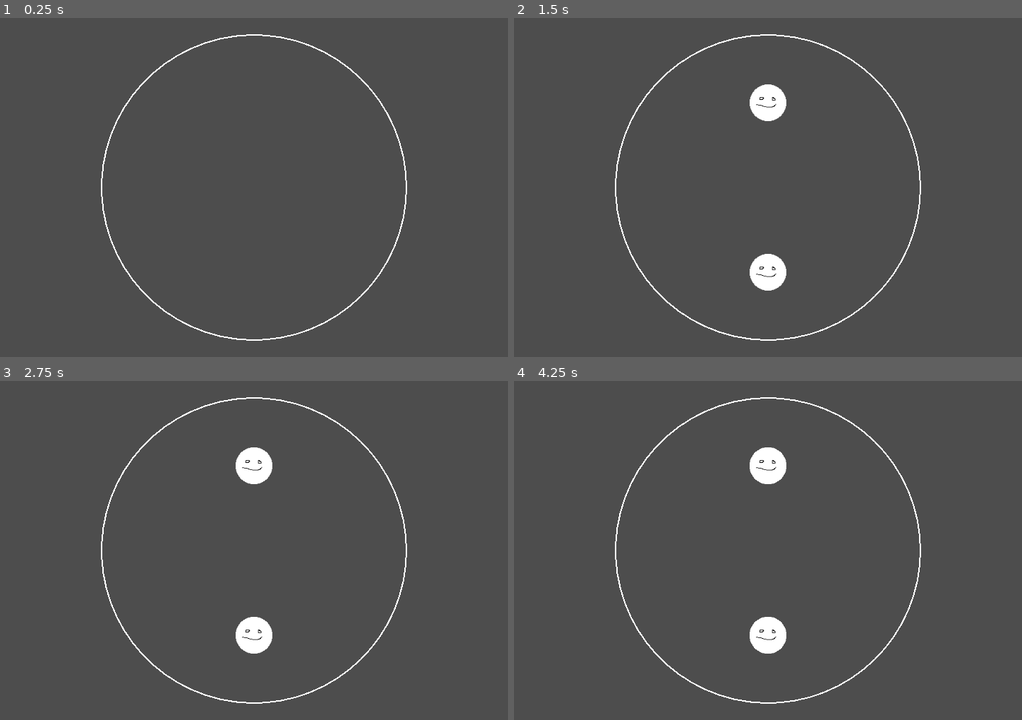
Above: before the commit, frames 1-4 (two rows, left to right).
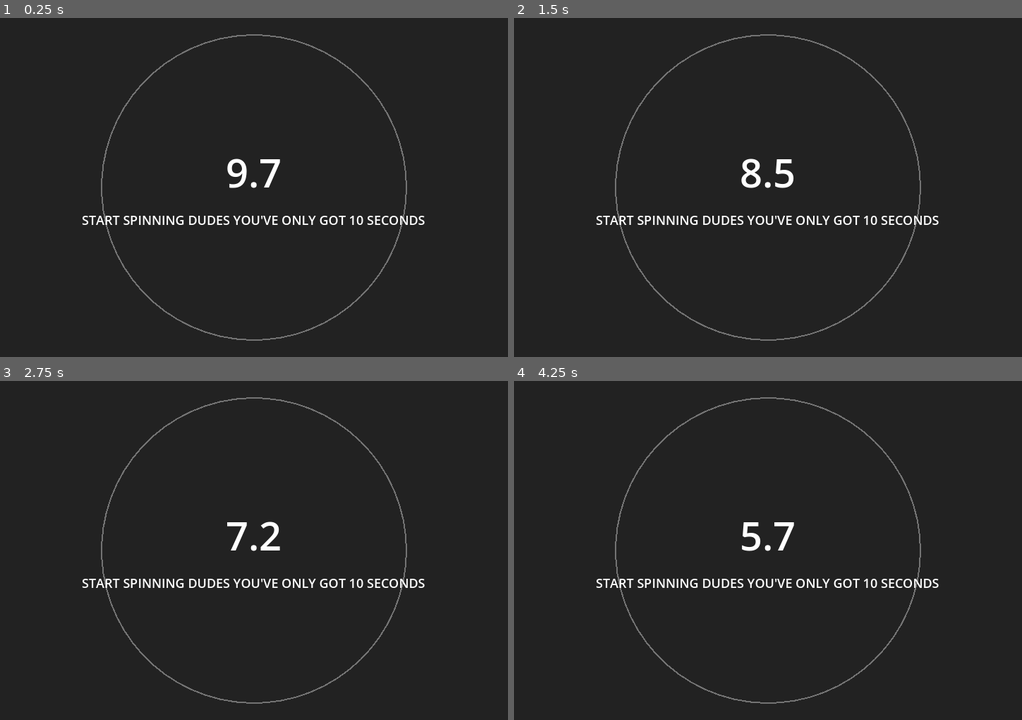
Above: after the commit, the same moments.

Repository: cbrenton/beyblade
Game: Godot game, scene res://main.tscn
The game is run twice, just before and just after one commit, with the same random seed, the same clock (stepped at 60 frames per second) and the same inputs.
Inputs:
- Up to frame 1 (0.25 s): no input
- Up to frame 2 (1.5 s): tap Enter at 0.5 s; hold D 0.53-1.28 s; hold F 0.53-1.28 s; tap Space at 0.77 s; hold S from 1.28 s (still down); tap G at 1.35 s
- Up to frame 3 (2.75 s): tap Space at 1.52 s; release S at 2.03 s; hold D from 2.03 s (still down); hold I from 2.03 s (still down)
- Up to frame 4 (4.25 s): release D at 2.78 s; release I at 2.78 s; hold W 2.78-3.53 s; tap K at 2.85 s; tap Space at 3.02, 3.77 s; hold A from 3.53 s (still down); hold J from 3.53 s (still down)

The runs differ from the first frame. In frame 1, 100% of the frame differs, in the area x 0-100%, y 0-100%; in frame 2, 100%; in frame 3, 100%; in frame 4, 100%.

Commit message:
add counting spins + 10 sec timer to beyblade

Diff:
--- a/godot/scripts/arena.gd
+++ b/godot/scripts/arena.gd
@@ -1,4 +1,8 @@
 extends StaticBody2D
+
+const WARMUP_SEC := 10.0
+const RESULTS_SEC := 5.0
+const SPIN_INSTRUCTION := "START SPINNING DUDES YOU'VE ONLY GOT 10 SECONDS"
 
 @export var radius: float = 100.0
 @export var segments: int = 64
@@ -7,6 +11,16 @@
 
 var scene_center = Vector2.ZERO
 var players = []
+
+enum _Overlay { SPINNING, READY_FOR_BATTLE, OFF }
+var _overlay_phase: _Overlay = _Overlay.OFF
+var _warmup_left := WARMUP_SEC
+var _results_left := RESULTS_SEC
+var _p1_spins := 0
+var _p2_spins := 0
+var _overlay_layer: CanvasLayer
+var _countdown_label: Label
+var _instruction_label: Label
 
 
 func _ready() -> void:
@@ -23,12 +37,73 @@
         col.shape = seg
         add_child(col)
 
+    _overlay_layer = CanvasLayer.new()
+    _overlay_layer.layer = 100
+    add_child(_overlay_layer)
+    var backdrop := ColorRect.new()
+    backdrop.color = Color(0, 0, 0, 0.55)
+    backdrop.set_anchors_preset(Control.PRESET_FULL_RECT)
+    backdrop.mouse_filter = Control.MOUSE_FILTER_IGNORE
+    _overlay_layer.add_child(backdrop)
+    var center := CenterContainer.new()
+    center.set_anchors_preset(Control.PRESET_FULL_RECT)
+    center.mouse_filter = Control.MOUSE_FILTER_IGNORE
+    _overlay_layer.add_child(center)
+    var vbox := VBoxContainer.new()
+    vbox.add_theme_constant_override("separation", 16)
+    center.add_child(vbox)
+    _countdown_label = Label.new()
+    _countdown_label.horizontal_alignment = HORIZONTAL_ALIGNMENT_CENTER
+    _countdown_label.add_theme_font_size_override("font_size", 56)
+    _countdown_label.add_theme_color_override("font_color", Color.WHITE)
+    vbox.add_child(_countdown_label)
+    _instruction_label = Label.new()
+    _instruction_label.horizontal_alignment = HORIZONTAL_ALIGNMENT_CENTER
+    _instruction_label.autowrap_mode = TextServer.AUTOWRAP_WORD_SMART
+    _instruction_label.custom_minimum_size = Vector2(520, 0)
+    _instruction_label.add_theme_font_size_override("font_size", 18)
+    _instruction_label.add_theme_color_override("font_color", Color.WHITE)
+    _instruction_label.text = SPIN_INSTRUCTION
+    vbox.add_child(_instruction_label)
+
+    _overlay_phase = _Overlay.SPINNING
+    _warmup_left = WARMUP_SEC
+    _countdown_label.text = "%.1f" % _warmup_left
+
+
+func _process(delta: float) -> void:
+    match _overlay_phase:
+        _Overlay.SPINNING:
+            if _warmup_left > 0.0:
+                _p1_spins += absi(RCadeInput.p1_spinner_delta())
+                _p2_spins += absi(RCadeInput.p2_spinner_delta())
+            _warmup_left -= delta
+            if _warmup_left > 0.0:
+                _countdown_label.text = "%.1f" % _warmup_left
+            else:
+                _warmup_left = 0.0
+                _overlay_phase = _Overlay.READY_FOR_BATTLE
+                _results_left = RESULTS_SEC
+                _instruction_label.visible = false
+                _countdown_label.add_theme_font_size_override("font_size", 28)
+                _countdown_label.text = "P1: %d spins\nP2: %d spins" % [_p1_spins, _p2_spins]
+        _Overlay.READY_FOR_BATTLE:
+            _results_left -= delta
+            if _results_left <= 0.0:
+                _overlay_phase = _Overlay.OFF
+                _overlay_layer.queue_free()
+                _overlay_layer = null
+        _:
+            pass
+
 
 func _draw() -> void:
     draw_arc(Vector2.ZERO, radius, 0, TAU, segments, Color.WHITE, 2.0)
 
 
 func _input(event: InputEvent) -> void:
+    if _overlay_phase != _Overlay.OFF:
+        return
     if event is InputEventKey and event.pressed:
         if event.keycode == KEY_SPACE:
             print("space was pressed")
